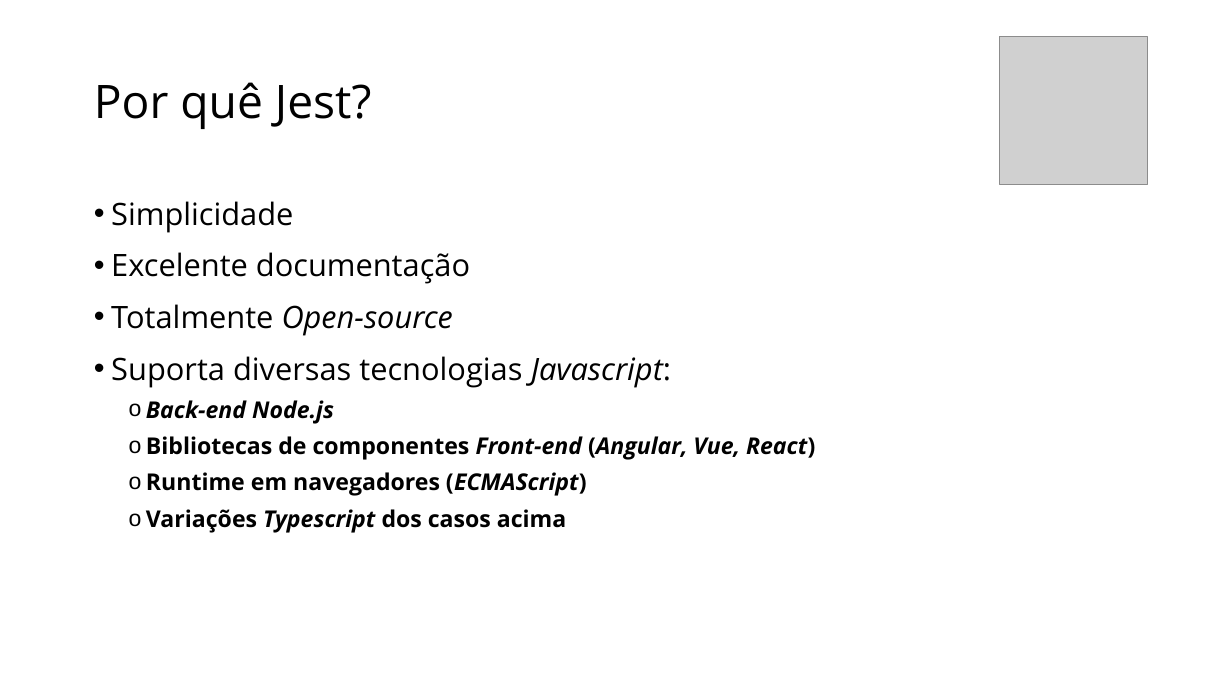
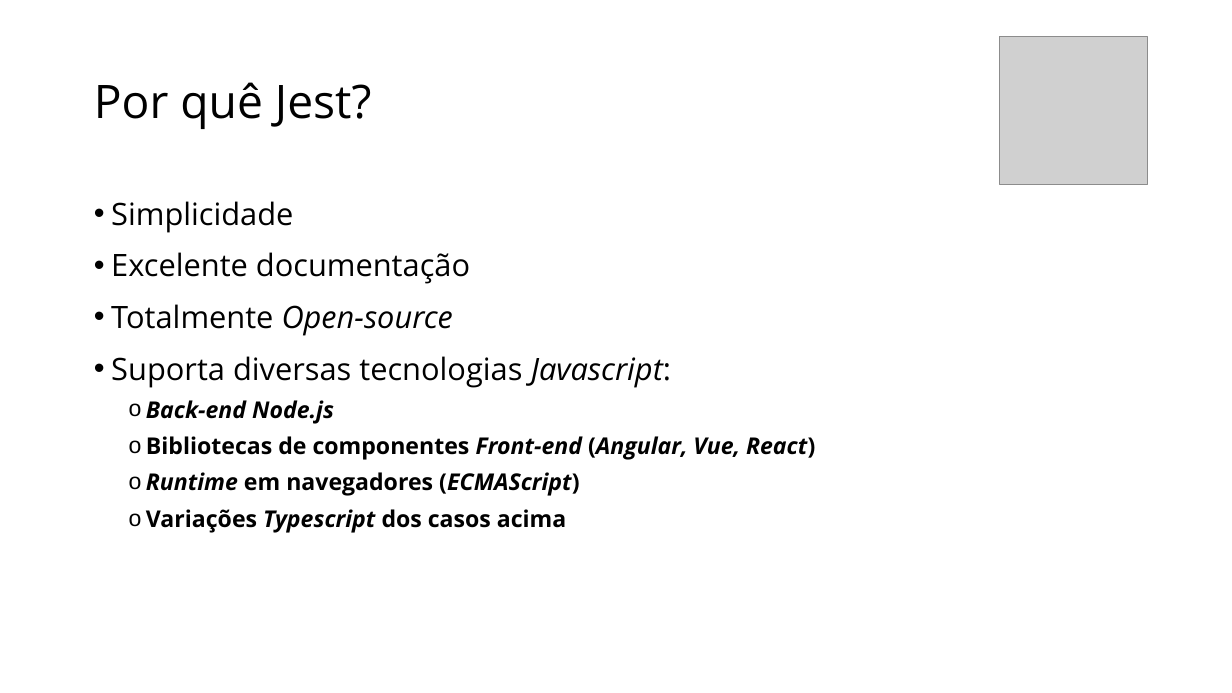
Before and after one commit to mateusmdr/jest-presentation, a slide deck: slide 2 of doc/presentation.pptx. Drawn at 1232x693 pixels with LibreOffice and Linux fonts; fonts in the diff are those of the drawing; grey boxes stand for pictures. Boxes give left, top, right and bottom in pixels: in the first picture for what was removed or moved away, otherwise in the second. Text is boxed around its words. In the diff, an @@ line names an element or a change of style, - is before the commit and + after.

```diff
--- a/doc/presentation.pptx
+++ b/doc/presentation.pptx
@@ text at (146, 472, 580, 496): italic on in "Runtime" @@
```
Also in this commit, not shown: 1 slide added, 17 other files.
